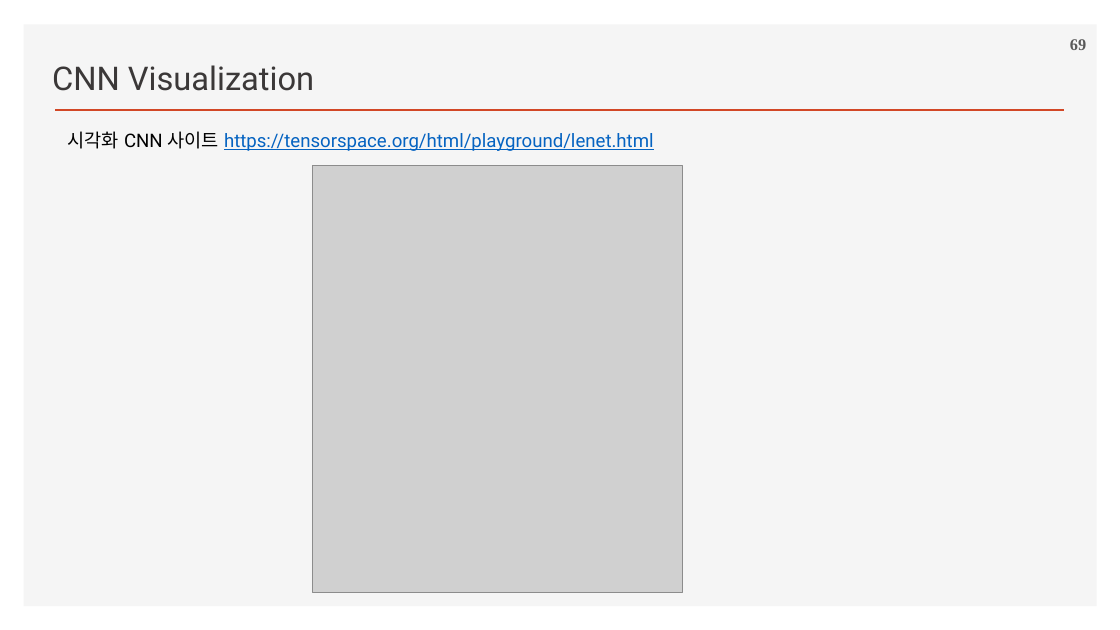
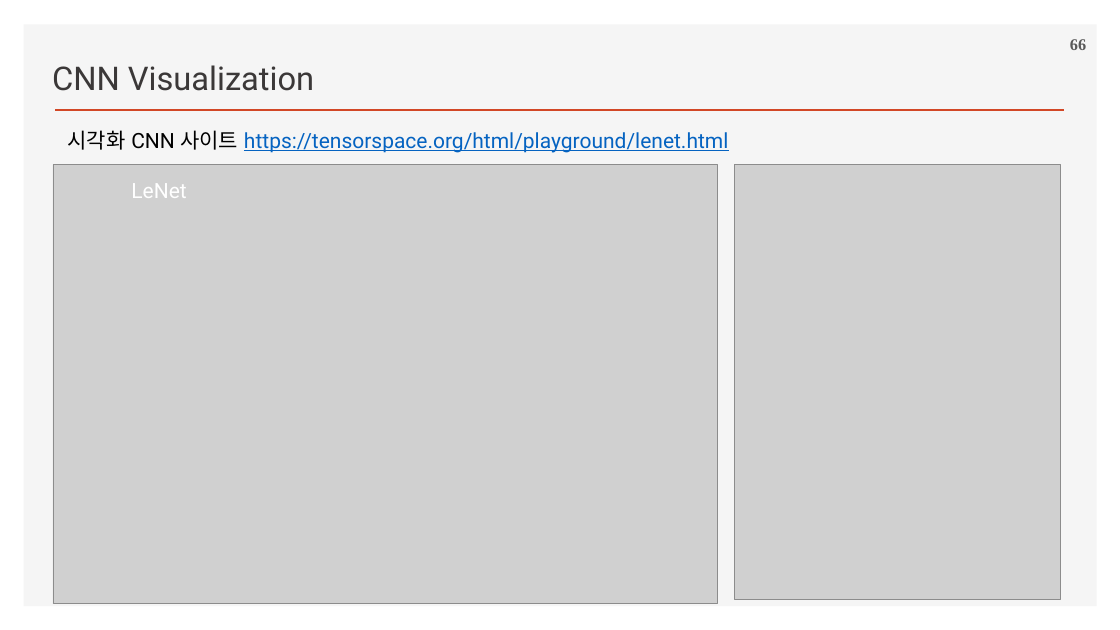
Before and after one commit to ancestor9/2026_Fall_Deep-Learning-with-Python, a slide deck: slide 66 of Chapter 08 Image Classification.pptx (slide 69 before the commit). Drawn at 1120x630 pixels with LibreOffice and Linux fonts; fonts in the diff are those of the drawing; grey boxes stand for pictures; background and template pictures are left out. Boxes give left, top, right and bottom in pixels: in the first picture for what was removed or moved away, otherwise in the second. Text is boxed around its words. In the diff, an @@ line names an element or a change of style, - is before the commit and + after.

```diff
--- a/Chapter 08 Image Classification.pptx
+++ b/Chapter 08 Image Classification.pptx
@@ page number at box(1070, 39, 1086, 50): text changed @@
-69
+66
@@ text "시각화 CNN 사이트 https://tensorspace.org/html/playground/lenet.ht ..." at box(67, 130, 728, 153): size 16 to 18 pt @@
@@ picture: place and size @@
-picture at box(312, 166, 682, 592)
+picture at box(53, 165, 718, 604)
@@ picture added at box(735, 165, 1060, 599) @@
@@ text added at box(131, 183, 186, 198), 18 pt, text #FFFFFF @@
+LeNet
```
Also in this commit, not shown: 5 other slides changed, 1 slide added, 6 slides removed.
